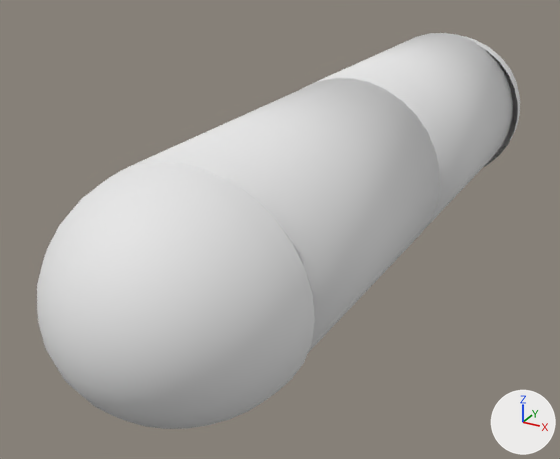
Renders of the FBX model working/subahu/Pill/Pill.fbx from each side of a commit.
Rendered twice from a 50 mm camera at (0.0689, -0.226, 0.0872) aimed at (-0.012, -0.0789, 0.0136). Arrows for +X, +Y and +Z are at lower right; the lights stay in place. Where no turn or scale is listed for an object, it has been applied to the vertices.

Before the edit, the objects in view are built like this:
```python
me_sphere = bpy.data.meshes.new('Sphere')
me_sphere.from_pydata(...)  # 642 vertices, 578 faces; spans x -0.023..0.023, y -0.158..0.026, z -0.022..0.022
# faces by material slot: [510, 68]
me_sphere.materials.append(mat_material_001)  # white #e7e7e7
me_sphere.materials.append(mat_material_002)  # white #e7e7e7
ob_sphere = bpy.data.objects.new('Sphere', me_sphere)
ob_sphere.location = (0.0, 0.0, 0.0262)
```
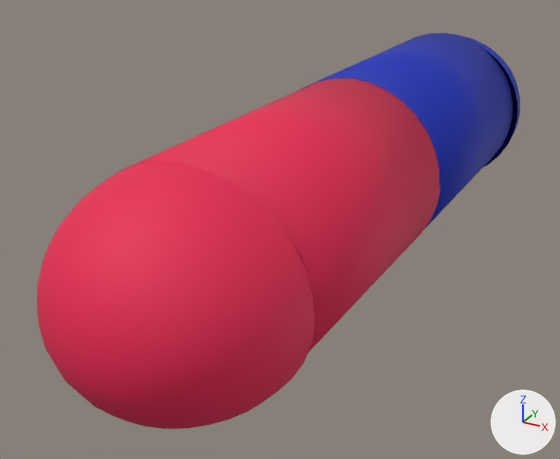
The newer file is also rescaled (x0.867), turned or shifted as a whole; pictures and numbers use the older file's frame.

Location of each change, (x1, y1, x2, y2) in pixels of the pictures (560 x 459 px):
part 1 of me_sphere, recoloured (white to red): (37, 162, 315, 429) in both
part 2 of me_sphere, recoloured (white to blue): (454, 34, 520, 167) in both
part 3 of me_sphere, recoloured (white to red): (138, 78, 441, 353) in both
part 4 of me_sphere, recoloured (white to red): (119, 160, 225, 181) in both
part 5 of me_sphere, recoloured (white to blue): (319, 33, 513, 228) in both
part 6 of me_sphere, recoloured: (302, 77, 440, 185) in both

What changed in the scene script:
```text
Add mat_red:
    mat_red = principled_material('Red')
    mat_red.base_color = (0.8, 0.0158, 0.0831)  # red #e72251
    mat_red.roughness = 0.69
Add mat_blue:
    mat_blue = principled_material('blue')
    mat_blue.base_color = (0.00408, 0.0231, 0.458)  # blue #0d2ab4
    mat_blue.roughness = 0.69
Change me_sphere:
    where me_sphere.from_pydata(...)  # 642 vertices, 578 faces; spans x -0.023..0.023, y -0.158..0.026, z -0.022..0.022
    used by ob_sphere; location = (0.0, 0.0, 0.0262)
    me_sphere part 1: 255 of the faces centred in x -0.023..0.023, y -0.157..-0.132, z -0.022..0.022 switch from mat_material_001 (white #e7e7e7) to mat_red (red #e72251)
    me_sphere part 2: 255 of the faces centred in x -0.023..0.023, y 0.0..0.025, z -0.022..0.022 switch from mat_material_001 (white #e7e7e7) to mat_blue (blue #0d2ab4)
    me_sphere part 3: all 32 faces centred in x -0.022..0.022, y -0.099, z -0.022..0.022 switch from mat_material_002 (white #e7e7e7) to mat_red (red #e72251)
    me_sphere part 4: the 1 face centred in x 0.0, y -0.133, z 0.0 switches from mat_material_002 (white #e7e7e7) to mat_red (red #e72251)
    me_sphere part 5: all 32 faces centred in x -0.022..0.022, y -0.033, z -0.022..0.022 switch from mat_material_002 (white #e7e7e7) to mat_blue (blue #0d2ab4)
    me_sphere part 6: all 2 faces centred in x 0.0, y -0.066, z 0.0 switch from mat_material_002 (white #e7e7e7) to mat_blue (blue #0d2ab4)
```
